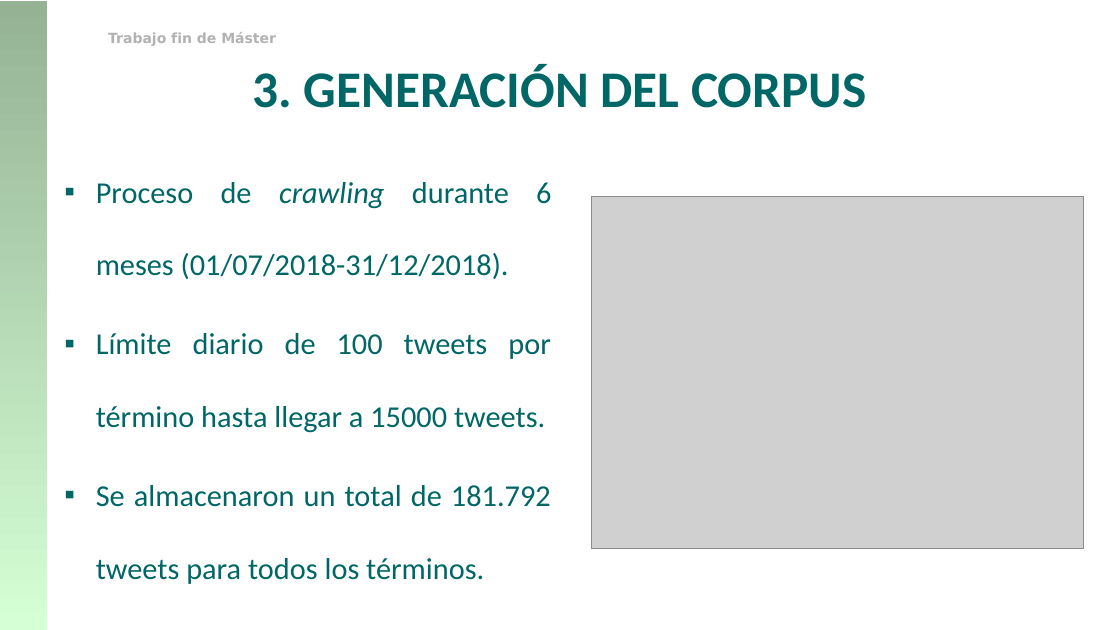
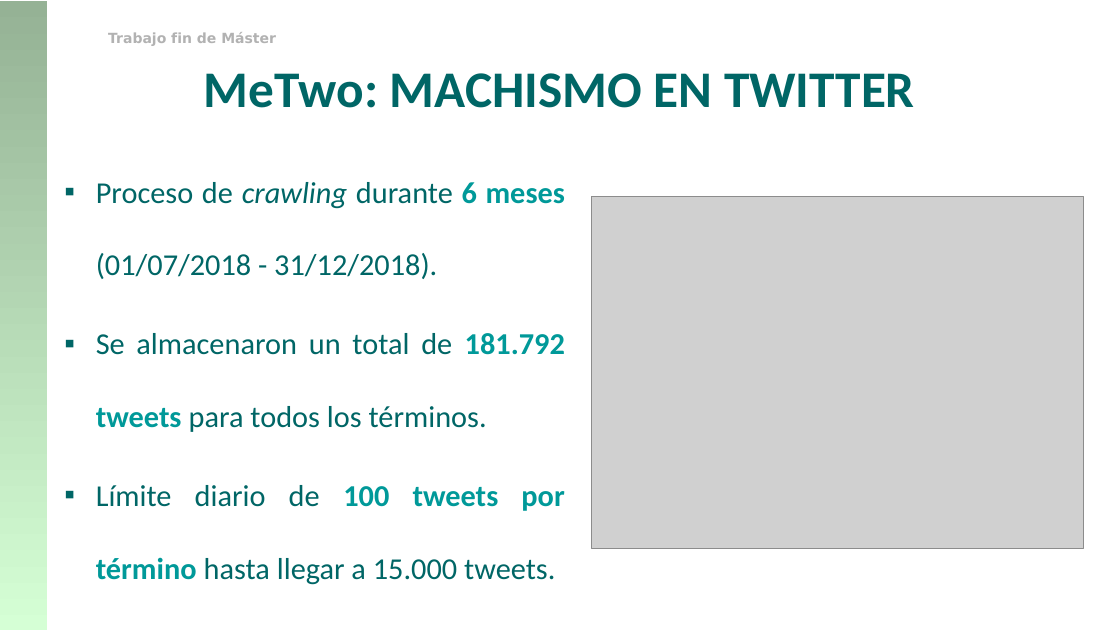
Before and after one commit to franciscorodriguez92/uned-tfm, a slide deck: slide 9 of TFM_Francisco_Rodriguez.pptx (slide 12 before the commit). Drawn at 1120x630 pixels with LibreOffice and Linux fonts; fonts in the diff are those of the drawing; grey boxes stand for pictures; background and template pictures are left out. Boxes give left, top, right and bottom in pixels: in the first picture for what was removed or moved away, otherwise in the second. Text is boxed around its words. In the diff, an @@ line names an element or a change of style, - is before the commit and + after.

```diff
--- a/TFM_Francisco_Rodriguez.pptx
+++ b/TFM_Francisco_Rodriguez.pptx
@@ text at [204,73,915,108]: text changed @@
-3. GENERACIÓN DEL CORPUS
+MeTwo: MACHISMO EN TWITTER
@@ text at [96,182,565,279]: text changed @@
-▪ Proceso de crawling durante 6 meses (01/07/2018-31/12/2018).
-▪ Límite diario de 100 tweets por término hasta llegar a 15000 tweets.
+▪ Proceso de crawling durante 6 meses (01/07/2018 - 31/12/2018).
@@ text at [96,333,565,432]: text colour #006666 to #009999, bold on in "181.792 tweets" @@
@@ text at [96,485,564,585]: paragraph added @@
+▪ Límite diario de 100 tweets por término hasta llegar a 15.000 tweets.
```
Also in this commit, not shown: 26 other slides changed, 14 slides added, 9 slides removed, 4 other files.
